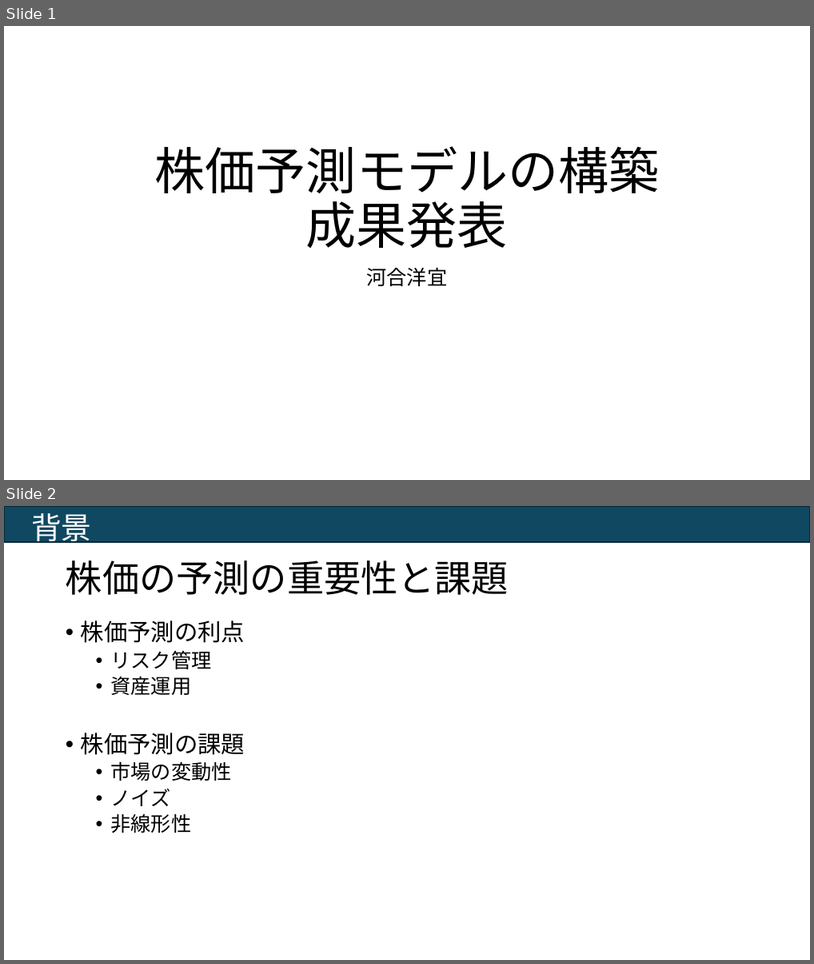
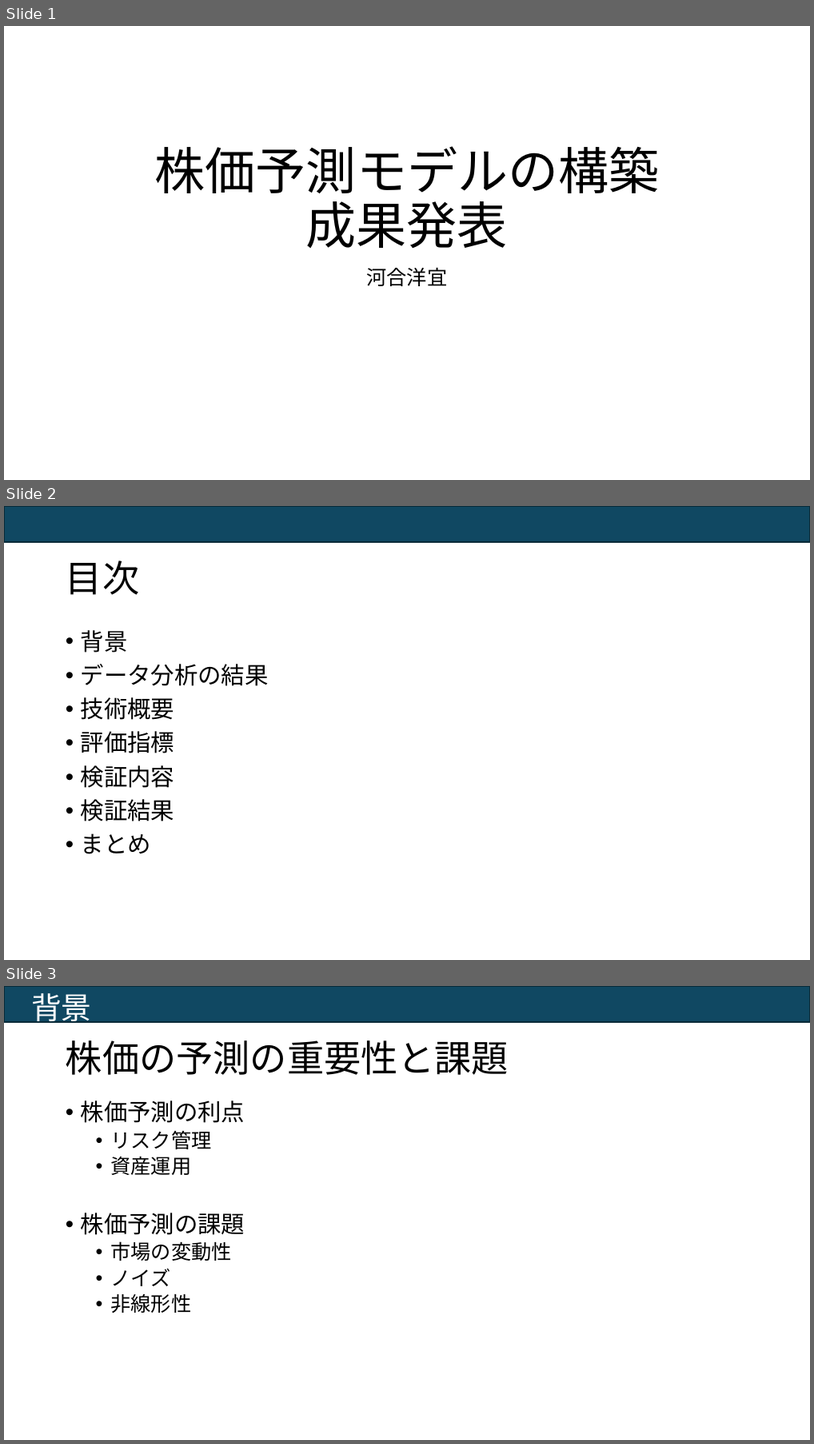
Before and after one commit to kawaeeeee/deepcraft, a slide deck: assignment-main/Trainee/submission/株価予測モデルの構築.pptx. Shown one above the other, each under a label of ours: slides 1 and 2 before the commit, slides 1, 2 and 3 after it. The pictures are 814x964 and 814x1444 pixels, drawn with LibreOffice and Linux fonts; fonts in the diff are those of the drawing. Boxes give left, top, right and bottom in pixels: in the first picture for what was removed or moved away, otherwise in the second. Text is boxed around its words. In the diff, an @@ line names an element or a change of style, - is before the commit and + after.

```diff
--- a/assignment-main/Trainee/submission/株価予測モデルの構築.pptx
+++ b/assignment-main/Trainee/submission/株価予測モデルの構築.pptx
@@ slide 2 added at (x1=4, y1=506, x2=810, y2=960), background #FFFFFF; not listed: 1 template element that a slide beside it also shows @@
@@ title added at (x1=66, y1=560, x2=139, y2=595), 44 pt, text #000000 @@
+目次
@@ text added at (x1=81, y1=630, x2=269, y2=854), 28 pt, text #000000 @@
+• 背景
+• データ分析の結果
+• 技術概要
+• 評価指標
+• 検証内容
+• 検証結果
+• まとめ
@@ what was slide 2 is now slide 3 @@
```
Also in this commit, not shown: 6 slides changed.
